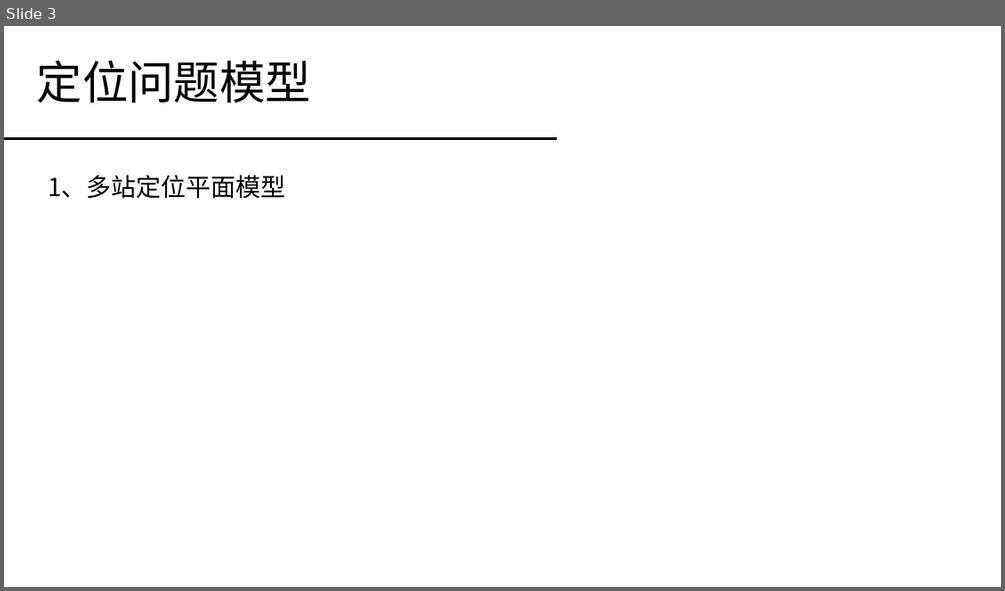
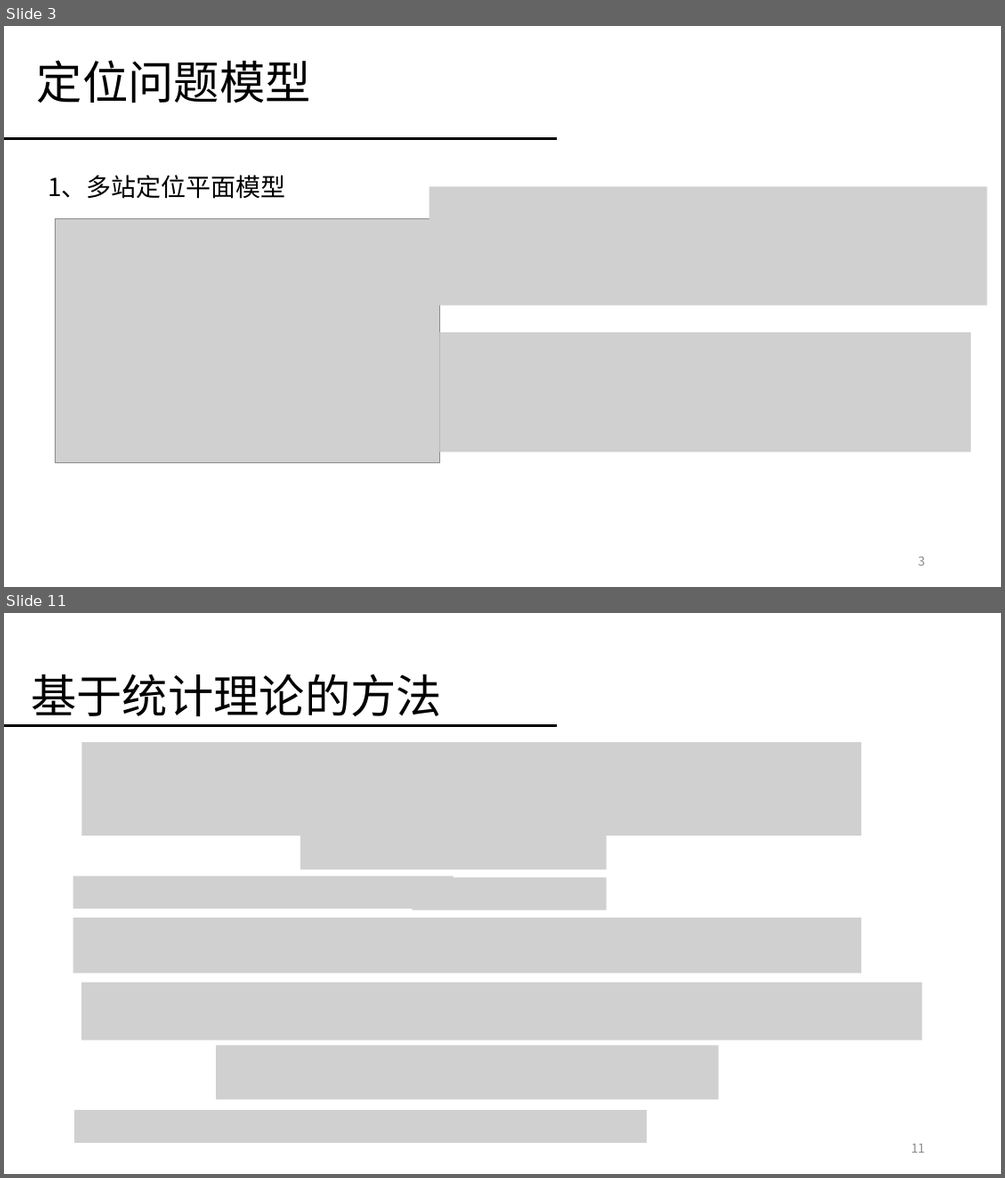
Before and after one commit to PengRui1995/-, a slide deck: 报告记录/阶段汇报2019-10-29 - 彭锐.pptx. Shown one above the other, each under a label of ours: slide 3 before the commit, slides 3 and 11 after it; the slides between them are not shown. The pictures are 1005x591 and 1005x1178 pixels, drawn with LibreOffice and Linux fonts; fonts in the diff are those of the drawing; grey boxes stand for pictures. Boxes give left, top, right and bottom in pixels: in the first picture for what was removed or moved away, otherwise in the second. Text is boxed around its words. In the diff, an @@ line names an element or a change of style, - is before the commit and + after.

```diff
--- a/报告记录/阶段汇报2019-10-29 - 彭锐.pptx
+++ b/报告记录/阶段汇报2019-10-29 - 彭锐.pptx
@@ slide 11 added at (x1=4, y1=613, x2=1001, y2=1174), background #FFFFFF @@
@@ title added at (x1=31, y1=674, x2=442, y2=716), 44 pt, text #000000 @@
+基于统计理论的方法
@@ line added from (4, 725) to (557, 725), #000000 3 pt @@
@@ picture added at (x1=81, y1=742, x2=862, y2=835) @@
@@ picture added at (x1=300, y1=832, x2=606, y2=869) @@
@@ picture added at (x1=73, y1=876, x2=453, y2=909) @@
@@ picture added at (x1=413, y1=877, x2=607, y2=910) @@
@@ picture added at (x1=73, y1=917, x2=861, y2=973) @@
@@ picture added at (x1=81, y1=982, x2=922, y2=1040) @@
@@ picture added at (x1=217, y1=1046, x2=719, y2=1099) @@
@@ picture added at (x1=74, y1=1110, x2=647, y2=1143) @@
@@ page number added at (x1=911, y1=1143, x2=925, y2=1152), 12 pt, text #8C8C8C @@
+11
@@ slide 3 changed as well @@
@@ picture added at (x1=429, y1=187, x2=987, y2=305) @@
@@ picture added at (x1=55, y1=218, x2=440, y2=463) @@
@@ picture added at (x1=440, y1=332, x2=971, y2=451) @@
@@ page number added at (x1=918, y1=556, x2=925, y2=565), 12 pt, text #8C8C8C @@
+3
```
Also in this commit, not shown: 3 other slides changed, 17 other slides added, 2 slides removed, 4 other files.
